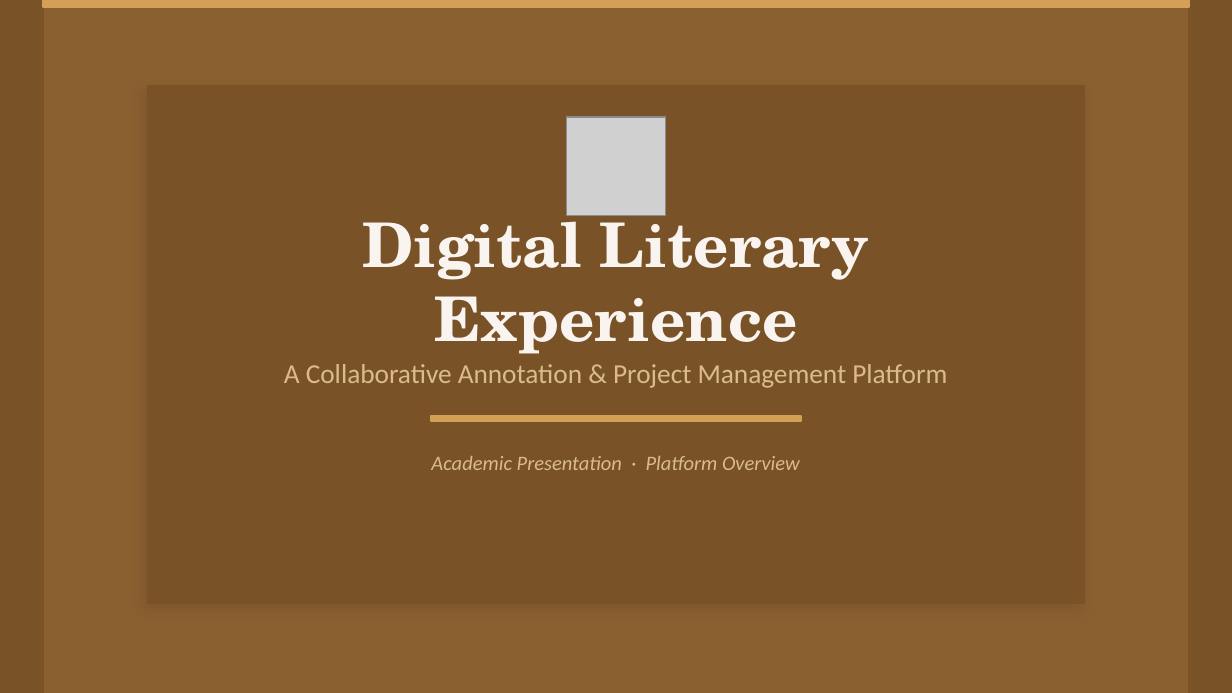
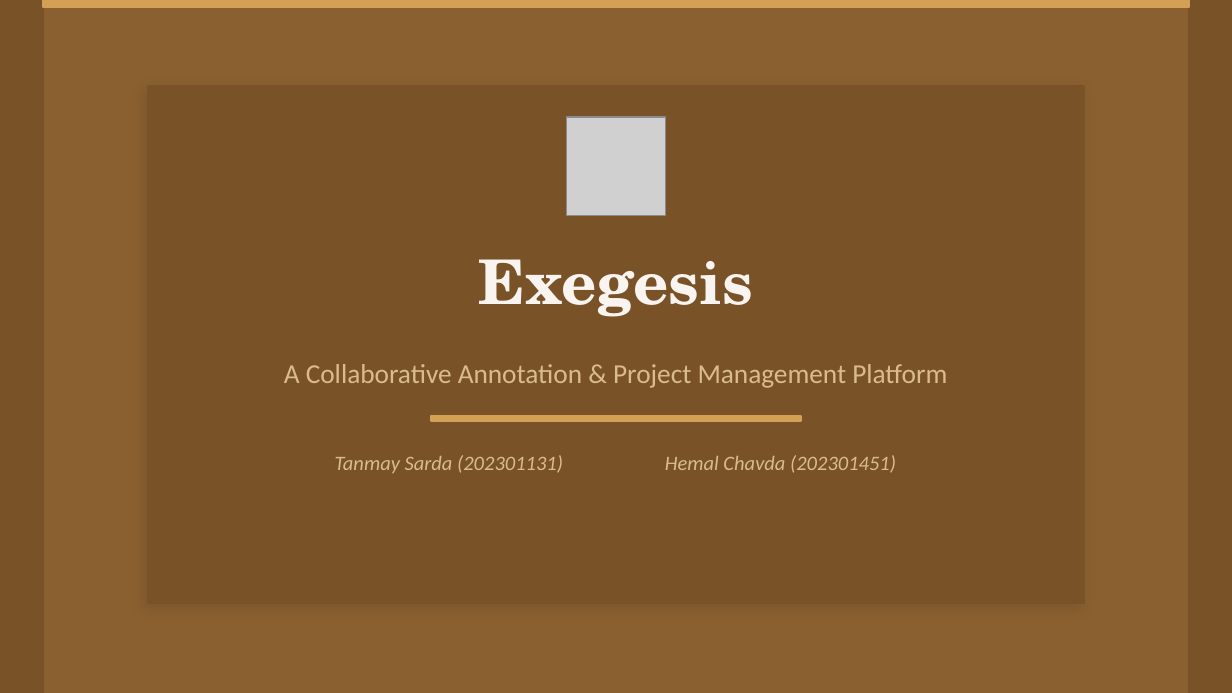
Before and after one commit to hemalchavda123/Digital-Literary-Experience-, a slide deck: slide 1 of DLE_Presentation_v3.pptx. Drawn at 1232x693 pixels with LibreOffice and Linux fonts; fonts in the diff are those of the drawing; grey boxes stand for pictures. Boxes give left, top, right and bottom in pixels: in the first picture for what was removed or moved away, otherwise in the second. Text is boxed around its words. In the diff, an @@ line names an element or a change of style, - is before the commit and + after.

```diff
--- a/DLE_Presentation_v3.pptx
+++ b/DLE_Presentation_v3.pptx
@@ text at box(479, 259, 753, 317): text changed @@
-Digital Literary Experience
+Exegesis
@@ text at box(335, 455, 896, 473): text changed @@
-Academic Presentation · Platform Overview
+Tanmay Sarda (202301131) Hemal Chavda (202301451)
```
Also in this commit, not shown: 4 other slides changed, 1 slide added, 2 slides removed, 1 other file.
